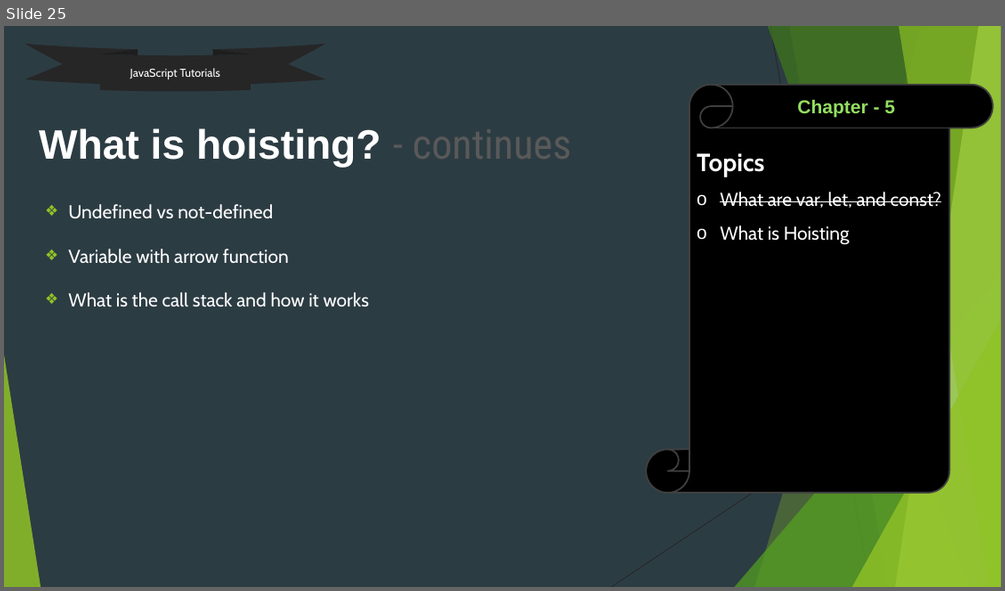
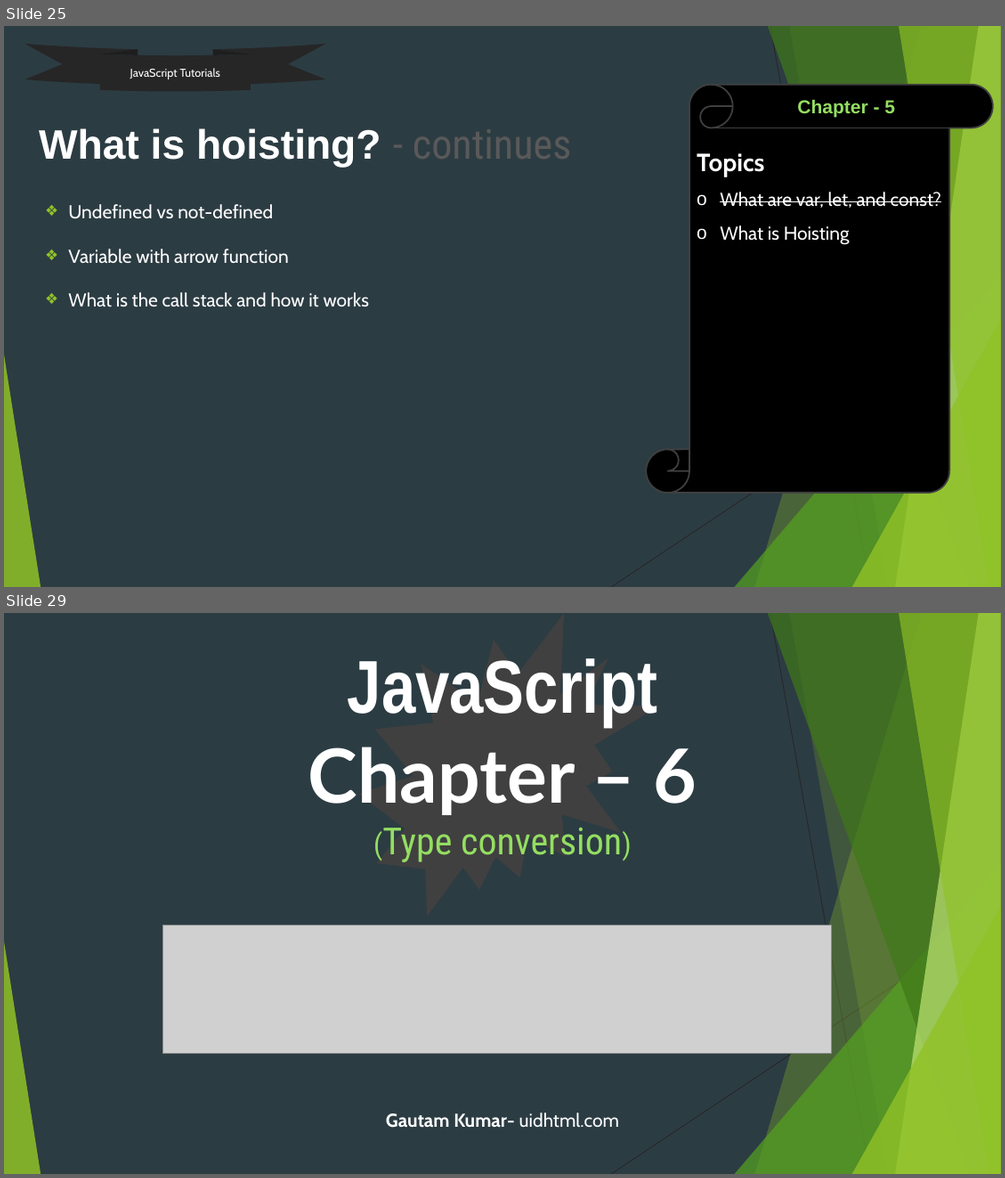
Before and after one commit to uidhtml/javascript-tutorials, a slide deck: Javascript Tutorials.pptx. Shown one above the other, each under a label of ours: slide 25 before the commit, slides 25 and 29 after it; the slides between them are not shown. The pictures are 1005x591 and 1005x1178 pixels, drawn with LibreOffice and Linux fonts; fonts in the diff are those of the drawing; grey boxes stand for pictures. Boxes give left, top, right and bottom in pixels: in the first picture for what was removed or moved away, otherwise in the second. Text is boxed around its words. In the diff, an @@ line names an element or a change of style, - is before the commit and + after.

Commit message:
Added till chapter 7

```diff
--- a/Javascript Tutorials.pptx
+++ b/Javascript Tutorials.pptx
@@ slide 29 added at [4, 613, 1001, 1174], background #2C3C43; not listed: 10 template elements that a slide beside it also shows @@
@@ irregular seal added at [358, 613, 658, 916], fill #404040 @@
@@ title added at [308, 658, 696, 862], 72 pt, text #FFFFFF, bold @@
+JavaScript
+Chapter – 6
+(Type conversion)
@@ picture added at [163, 925, 832, 1054] @@
@@ text added at [386, 1112, 619, 1127], 18 pt, text #FFFFFF, bold @@
+Gautam Kumar- uidhtml.com
```
Also in this commit, not shown: 1 slide changed, 4 other slides added.
